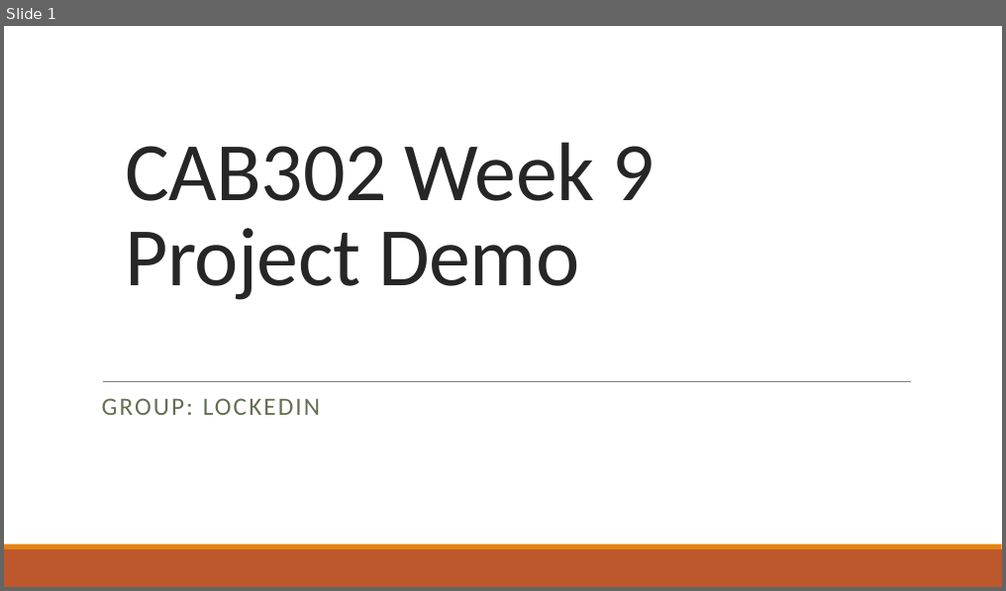
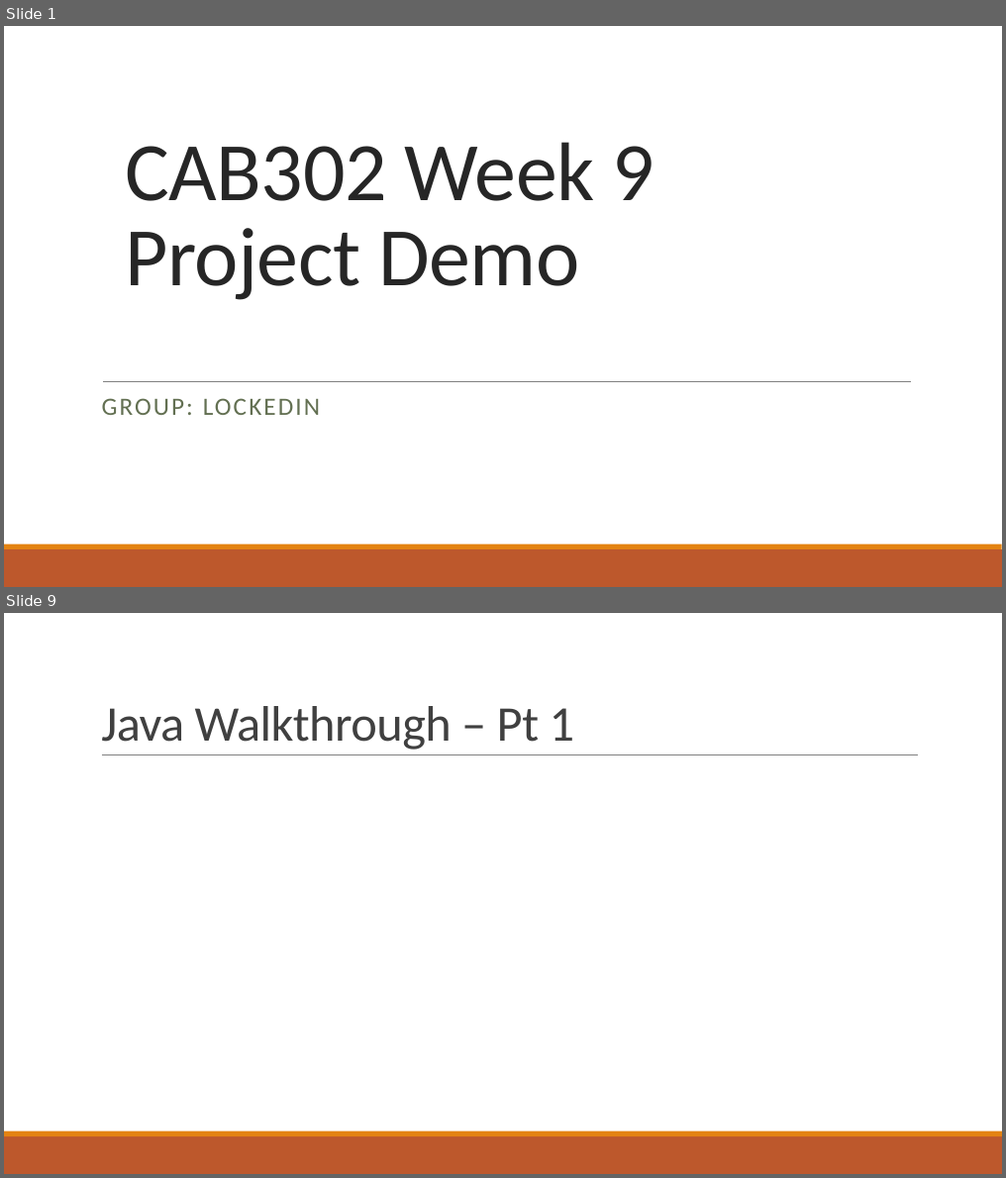
Before and after one commit to Kipkangaroo/CAB302_Project, a slide deck: Resources/Week 9 Video/Week 9 Video Presentation.pptx. Shown one above the other, each under a label of ours: slide 1 before the commit, slides 1 and 9 after it; the slides between them are not shown. The pictures are 1006x591 and 1006x1178 pixels, drawn with LibreOffice and Linux fonts; fonts in the diff are those of the drawing. Boxes give left, top, right and bottom in pixels: in the first picture for what was removed or moved away, otherwise in the second. Text is boxed around its words. In the diff, an @@ line names an element or a change of style, - is before the commit and + after.

```diff
--- a/Resources/Week 9 Video/Week 9 Video Presentation.pptx
+++ b/Resources/Week 9 Video/Week 9 Video Presentation.pptx
@@ slide 9 added at (x1=4, y1=613, x2=1002, y2=1174), background #FFFFFF; not listed: 2 template elements that a slide beside it also shows @@
@@ title added at (x1=101, y1=706, x2=574, y2=750), 48 pt, text #404040 @@
+Java Walkthrough – Pt 1
@@ line added from (102, 756) to (918, 756), #808080 0.5 pt @@
```
Also in this commit, not shown: 2 slides changed, 7 other slides added, 4 slides removed, 7 other files.
